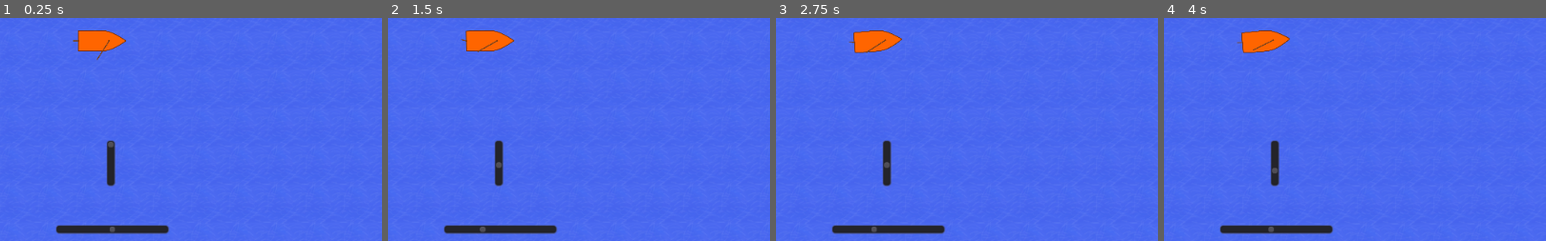
Above: before the commit, frames 1-4 (left to right).
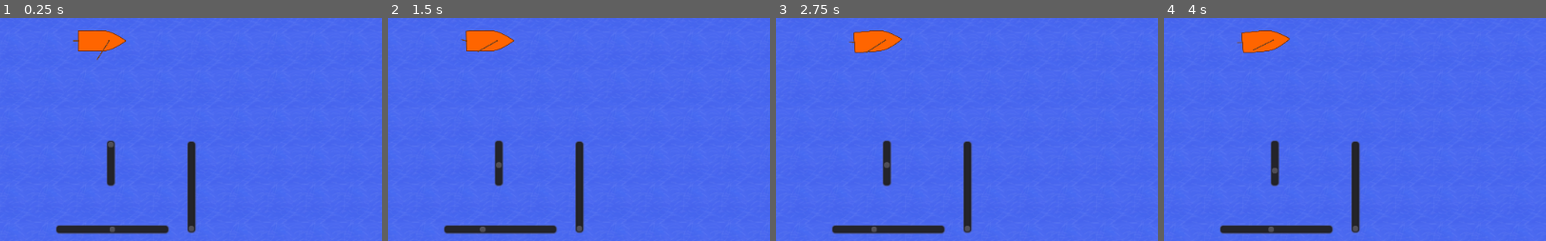
Above: after the commit, the same moments.

Repository: Windy1966/boot
Game: Godot game, scene res://Root.tscn
Two runs of this game, one before a commit and one after it. Both use one fixed random seed, a clock stepped at 60 frames per second and the inputs below. The engine's default icon, where the game draws it, is replaced by a stand-in: a white triangle on a blue panel in a dark square.
Inputs (mouse positions are % of the whole screen's width and height, from its top left):
- Up to frame 1 (0.25 s): no input
- Up to frame 2 (1.5 s): tap Enter at 0.5 s; move the mouse to (72, 45) at 0.52 s; hold D (rechts) 0.53-1.28 s; hold Q (steuerung, bound only before the commit) 0.53-1.28 s; click (72, 45) at 0.67 s; tap E (steuerung_b, bound only after the commit) at 0.8, 1.35 s; tap Space at 1.25 s; move the mouse to (30, 55) at 1.27 s; hold S (unten) from 1.28 s (still down); click (30, 55) at 1.42 s
- Up to frame 3 (2.75 s): tap Q (steuerung, bound only before the commit) at 1.55 s; tap Enter at 2 s; move the mouse to (60, 28) at 2.02 s; release S (unten) at 2.03 s; hold D (rechts) from 2.03 s (still down); hold Q (steuerung, bound only before the commit) from 2.03 s (still down); click (60, 28) at 2.17 s; tap E (steuerung_b, bound only after the commit) at 2.3 s
- Up to frame 4 (4 s): tap Space at 2.75 s; move the mouse to (45, 70) at 2.77 s; release D (rechts) at 2.78 s; release Q (steuerung, bound only before the commit) at 2.78 s; hold W (oben) 2.78-3.53 s; tap O (test_wind_minus) at 2.85 s; click (45, 70) at 2.92 s; tap Q (steuerung, bound only before the commit) at 3.05 s; tap Enter at 3.5 s; move the mouse to (80, 65) at 3.52 s; hold A (links) from 3.53 s (still down); hold E (steuerung_b, bound only after the commit) from 3.53 s (still down); tap P (test_wind_plus) at 3.6 s; click (80, 65) at 3.67 s
The pictures show only the part of the screen within x 37-87%, y 45-95%; the shares and areas given below are measured in that part.

The runs differ from the first frame. In frame 1, 1.0% of the frame differs, in the area x 49-52%, y 55-97%; in frame 2, 1.0%; in frame 3, 1.0%; in frame 4, 1.0%.

Commit message:
Maussteuerung für segel, seil und ruder

Diff:
--- a/Boot.tscn
+++ b/Boot.tscn
@@ -14,7 +14,7 @@
 [node name="Sp_Boot" type="Sprite" parent="KinematicBody2D"]
 texture = ExtResource( 3 )
 
-[node name="Sp_Segel" type="Sprite" parent="KinematicBody2D"]
+[node name="Sp_Mast" type="Sprite" parent="KinematicBody2D"]
 position = Vector2( 47, 0 )
 texture = ExtResource( 2 )
 offset = Vector2( -72.859, 0 )
--- a/Global.gd
+++ b/Global.gd
@@ -2,6 +2,7 @@
 
 signal neu_ruder(wert)
 signal neu_segel(wert)
+signal neu_seil(wert)
 
 var windrichtung:float = 0
 var windstaerke:int = 10
--- a/HUD.gd
+++ b/HUD.gd
@@ -1,12 +1,17 @@
 extends Control
-
-func _on_HScrollBar_value_changed(value):
-	Global.emit_signal("neu_ruder", value * -1)
-
-func _on_VScrollBar_value_changed(value):
-	Global.emit_signal("neu_segel", 11 - value)
 
 func _process(delta):
 	$PBarKraftAufSegel.value = Global.kraft_auf_segel
 	$PBarKraftInFahrtrichtung.value = Global.kraft_in_fahrtrichtung
 	$PBarGeschwindigkeit.value = Global.geschwindigkeit
+
+func _on_HSBRuder_value_changed(value):
+	Global.emit_signal("neu_ruder", value * -1)
+
+func _on_VSBSeil_value_changed(value):
+	Global.emit_signal("neu_seil", 11 - value)
+	pass # Replace with function body.
+
+func _on_VSBSegel_value_changed(value):
+	Global.emit_signal("neu_segel", value)
+	pass # Replace with function body.
--- a/HUD.tscn
+++ b/HUD.tscn
@@ -17,7 +17,7 @@
 position = Vector2( -337, -193 )
 texture = ExtResource( 1 )
 
-[node name="HScrollBar" type="HScrollBar" parent="."]
+[node name="HSBRuder" type="HScrollBar" parent="."]
 margin_left = -67.0
 margin_top = 250.0
 margin_right = 85.0
@@ -28,13 +28,24 @@
 "_edit_use_anchors_": false
 }
 
-[node name="VScrollBar" type="VScrollBar" parent="."]
+[node name="VSBSeil" type="VScrollBar" parent="."]
 margin_left = 1.0
 margin_top = 136.0
 margin_right = 13.0
 margin_bottom = 198.0
 min_value = 1.0
 max_value = 10.0
+value = 1.0
+__meta__ = {
+"_edit_use_anchors_": false
+}
+
+[node name="VSBSegel" type="VScrollBar" parent="."]
+margin_left = 109.0
+margin_top = 137.0
+margin_right = 121.0
+margin_bottom = 261.0
+max_value = 1.0
 value = 1.0
 __meta__ = {
 "_edit_use_anchors_": false
@@ -79,5 +90,6 @@
 "_edit_use_anchors_": false
 }
 
-[connection signal="value_changed" from="HScrollBar" to="." method="_on_HScrollBar_value_changed"]
-[connection signal="value_changed" from="VScrollBar" to="." method="_on_VScrollBar_value_changed"]
+[connection signal="value_changed" from="HSBRuder" to="." method="_on_HSBRuder_value_changed"]
+[connection signal="value_changed" from="VSBSeil" to="." method="_on_VSBSeil_value_changed"]
+[connection signal="value_changed" from="VSBSegel" to="." method="_on_VSBSegel_value_changed"]
--- a/KinematicBody2D.gd
+++ b/KinematicBody2D.gd
@@ -14,16 +14,20 @@
 var drehung:float = 0
 
 func _ready():
+	Global.connect("neu_seil", self, "fn_neu_seil")
 	Global.connect("neu_segel", self, "fn_neu_segel")
 	Global.connect("neu_ruder", self, "fn_neu_ruder")
 	z_ruder = get_node("Sp_Ruder")
-	z_mast = get_node("Sp_Segel")
+	z_mast = get_node("Sp_Mast")
 
 func fn_neu_ruder(wert):
 	z_ruder.rotation = wert
 
+func fn_neu_seil(wert):
+	seil = wert / 10
+
 func fn_neu_segel(wert):
-	seil = wert / 10
+	print(wert)
 
 func _physics_process(delta):
 	if rotation > PI:					# bogenmaß im Bereich 2*PI halten
--- a/Root.gd
+++ b/Root.gd
@@ -5,7 +5,8 @@
 	"oben" : KEY_W,
 	"rechts" : KEY_D,
 	"unten" : KEY_S,
-	"steuerung" : KEY_Q,
+	"steuerung_a" : KEY_Q,
+	"steuerung_b" : KEY_E,
 	"test_wind_plus" : KEY_P,
 	"test_wind_minus" : KEY_O
 	}
--- a/Seekarte.gd
+++ b/Seekarte.gd
@@ -4,6 +4,7 @@
 
 var z_windrichtung:Sprite
 var z_sb_ruder:HScrollBar
+var z_sb_seil:VScrollBar
 var z_sb_segel:VScrollBar
 var z_Kamera:Camera2D
 var z_hud:Control
@@ -15,18 +16,22 @@
 var maus_sichtbar:bool=true
 var old_maus_pos:Vector2
 var proz_fenster:Vector2
+var proz_seil:float
+var proz_ruder:float
 var proz_segel:float
-var proz_ruder:float
+var aktiv_id:int = 0
 
 func _ready():
 	z_windrichtung = get_node("Camera2D/HUD/Sp_Windrichtung")
-	z_sb_ruder = get_node("Camera2D/HUD/HScrollBar")
-	z_sb_segel = get_node("Camera2D/HUD/VScrollBar")
+	z_sb_ruder = get_node("Camera2D/HUD/HSBRuder")
+	z_sb_seil = get_node("Camera2D/HUD/VSBSeil")
+	z_sb_segel = get_node("Camera2D/HUD/VSBSegel")
 	z_Kamera = get_node("Camera2D")
 	z_hud = get_node("Camera2D/HUD")
 	z_boot = get_node("Boot/KinematicBody2D")
+	proz_seil = (z_sb_seil.max_value - z_sb_seil.min_value) / 100
+	proz_ruder = (z_sb_ruder.max_value - z_sb_ruder.min_value) / 100
 	proz_segel = (z_sb_segel.max_value - z_sb_segel.min_value) / 100
-	proz_ruder = (z_sb_ruder.max_value - z_sb_ruder.min_value) / 100
 
 func _process(delta):
 	z_Kamera.global_position = z_boot.global_position
@@ -39,24 +44,31 @@
 	z_windrichtung.global_rotation = windrichtung
 	Global.windrichtung = windrichtung
 
-func steuerung_aktiv():
-	if maus_sichtbar:
+func steuerung_aktiv(id:int):
+	if aktiv_id == 0:
+		var dummi = Vector2.ZERO
+		aktiv_id = id
 		maus_sichtbar = false
 		# ermittel die aktuelle Mauspos
 		old_maus_pos = get_viewport().get_mouse_position()
 		################## mauszeiger auf werte der beiden Potis setzen
-		var dummi:Vector2
 		proz_fenster = get_viewport_rect().size / 100
-		var x = (z_sb_ruder.value / proz_ruder + 50) * proz_fenster.x
-		var y = (z_sb_segel.value - z_sb_segel.min_value) / proz_segel * proz_fenster.y
-		get_viewport().warp_mouse(Vector2(x,y))
+		if id == 1:
+			dummi.x = (z_sb_ruder.value / proz_ruder + 50) * proz_fenster.x
+			dummi.y = (z_sb_seil.value - z_sb_seil.min_value) / proz_seil * proz_fenster.y
+		if id == 2:
+			dummi.x = get_viewport_rect().size.x / 2
+			dummi.y = (z_sb_segel.value - z_sb_segel.min_value) / proz_segel * proz_fenster.y
+		get_viewport().warp_mouse(dummi)
 		# Mauszeiger unsichtbar machen
 		Input.set_mouse_mode(Input.MOUSE_MODE_HIDDEN)
 
-func steuerung_deaktiv():
-	maus_sichtbar = true
-	get_viewport().warp_mouse(Vector2(old_maus_pos))
-	Input.set_mouse_mode(Input.MOUSE_MODE_VISIBLE)
+func steuerung_deaktiv(id:int):
+	if aktiv_id == id:
+		aktiv_id = 0
+		maus_sichtbar = true
+		get_viewport().warp_mouse(Vector2(old_maus_pos))
+		Input.set_mouse_mode(Input.MOUSE_MODE_VISIBLE)
 
 func _input(event):
 	if event.is_action("test_wind_plus"):
@@ -75,10 +87,14 @@
 	if event.is_action_pressed("unten"):
 		pass
 		#print("Aktion unten")
-	if event.is_action_pressed("steuerung"):
-		steuerung_aktiv()
-	if event.is_action_released("steuerung"):
-		steuerung_deaktiv()
+	if event.is_action_pressed("steuerung_a"):
+		steuerung_aktiv(1)
+	if event.is_action_released("steuerung_a"):
+		steuerung_deaktiv(1)
+	if event.is_action_pressed("steuerung_b"):
+		steuerung_aktiv(2)
+	if event.is_action_released("steuerung_b"):
+		steuerung_deaktiv(2)
 	if event is InputEventMouse:
 		if event.button_mask == 8:
 			zoom += 1
@@ -90,30 +106,12 @@
 			zoom = clamp(zoom, 2, 15)
 			z_Kamera.set_zoom(Vector2(zoom,zoom))
 			z_hud.set_scale(Vector2(zoom,zoom))
-#	if event is InputEventMouseButton:
-#		if event.button_index ==  BUTTON_RIGHT:
-#			# dies event wird zweimal aufgerufen,
-#			# einmal beim drücken, hierbei ist pressed = true
-#			# und ein zweitesmal beim loslassen, hierbei ist pressed = false
-#			if event.pressed:
-#				steuerung_aktiv()
-#			else:
-#				steuerung_deaktiv()
 	if event is InputEventMouseMotion and maus_sichtbar == false:
 		var x = clamp(get_viewport().get_mouse_position().x, 0, get_viewport_rect().size.x)
 		var y = clamp(get_viewport().get_mouse_position().y, 0, get_viewport_rect().size.y)
 		proz_fenster = get_viewport_rect().size / 100 # größe vom fenster kann sich ändern
-		z_sb_segel.value = z_sb_segel.min_value + (y / proz_fenster.y) * proz_segel
-		z_sb_ruder.value = z_sb_ruder.min_value + (x / proz_fenster.x) * proz_ruder
-
-#func _notification(what):
-#	print(what)
-#	match what:
-#		NOTIFICATION_WM_MOUSE_EXIT:
-#			print("Maus ausserhalb des Fensters")
-#			#maus_sichtbar = true
-#			Input.set_mouse_mode(Input.MOUSE_MODE_VISIBLE)
-#		NOTIFICATION_WM_MOUSE_ENTER:
-#			if maus_sichtbar == false:
-#				Input.set_mouse_mode(Input.MOUSE_MODE_HIDDEN)
-#			print("Maus im Fenster")
+		if aktiv_id == 1:
+			z_sb_seil.value = z_sb_seil.min_value + (y / proz_fenster.y) * proz_seil
+			z_sb_ruder.value = z_sb_ruder.min_value + (x / proz_fenster.x) * proz_ruder
+		if aktiv_id == 2:
+			z_sb_segel.value = z_sb_segel.min_value + (y / proz_fenster.y) * proz_segel
